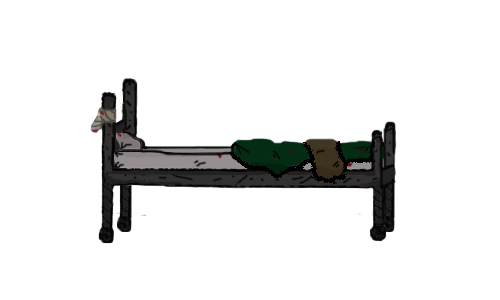
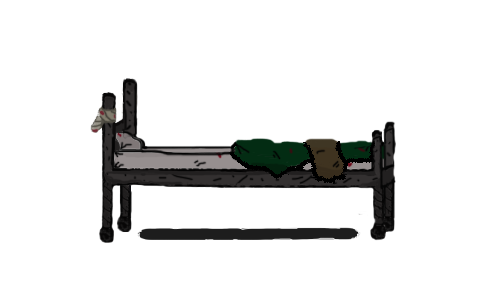
Layered file, before and after one edit (w=500, h=300). Changes by layer:
painted on "yatak" over [90, 78, 397, 244]
removed layer "Katman 1 kopya" over [384, 168, 396, 233]
removed layer "Katman 1" over [116, 184, 133, 232]
